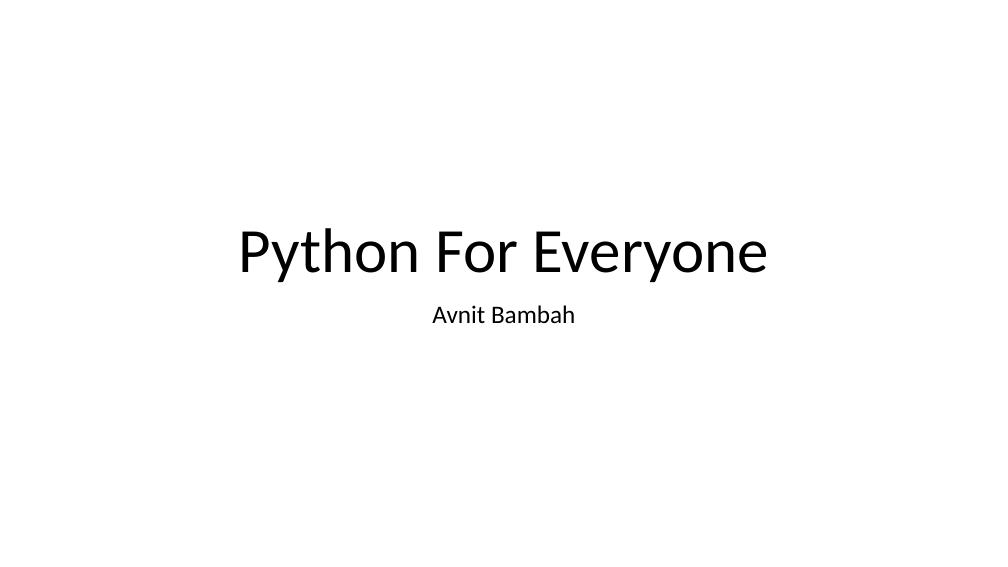
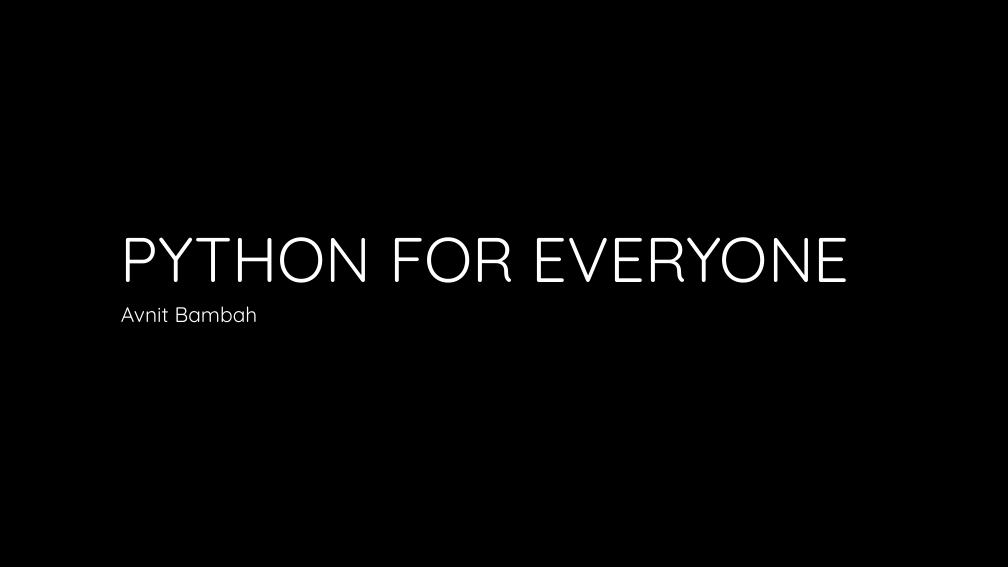
Before and after one commit to LuyangYin1/Python-for-everyone, a slide deck: slide 1 of Class-1/Python For Everyone.pptx. Drawn at 1008x567 pixels with LibreOffice and Linux fonts; fonts in the diff are those of the drawing; background and template pictures are left out. Boxes give left, top, right and bottom in pixels: in the first picture for what was removed or moved away, otherwise in the second. Text is boxed around its words. In the diff, an @@ line names an element or a change of style, - is before the commit and + after.

```diff
--- a/Class-1/Python For Everyone.pptx
+++ b/Class-1/Python For Everyone.pptx
@@ background #FFFFFF to #000000 @@
@@ title at <box>121,237,850,283</box>: text changed; font Calibri to Quicksand; text colour #000000 to #FFFFFF @@
-Python For Everyone
+PYTHON FOR EVERYONE
@@ subtitle "Avnit Bambah": place and size @@
-subtitle "Avnit Bambah" at <box>432,305,575,324</box>
+subtitle "Avnit Bambah" at <box>121,306,258,323</box>
@@ subtitle "Avnit Bambah" at <box>121,306,258,323</box>: size 24 to 20 pt, font Calibri to Quicksand, text colour #000000 to #FFFFFF; alignment centre to left @@
```
Also in this commit, not shown: 15 other slides changed.
